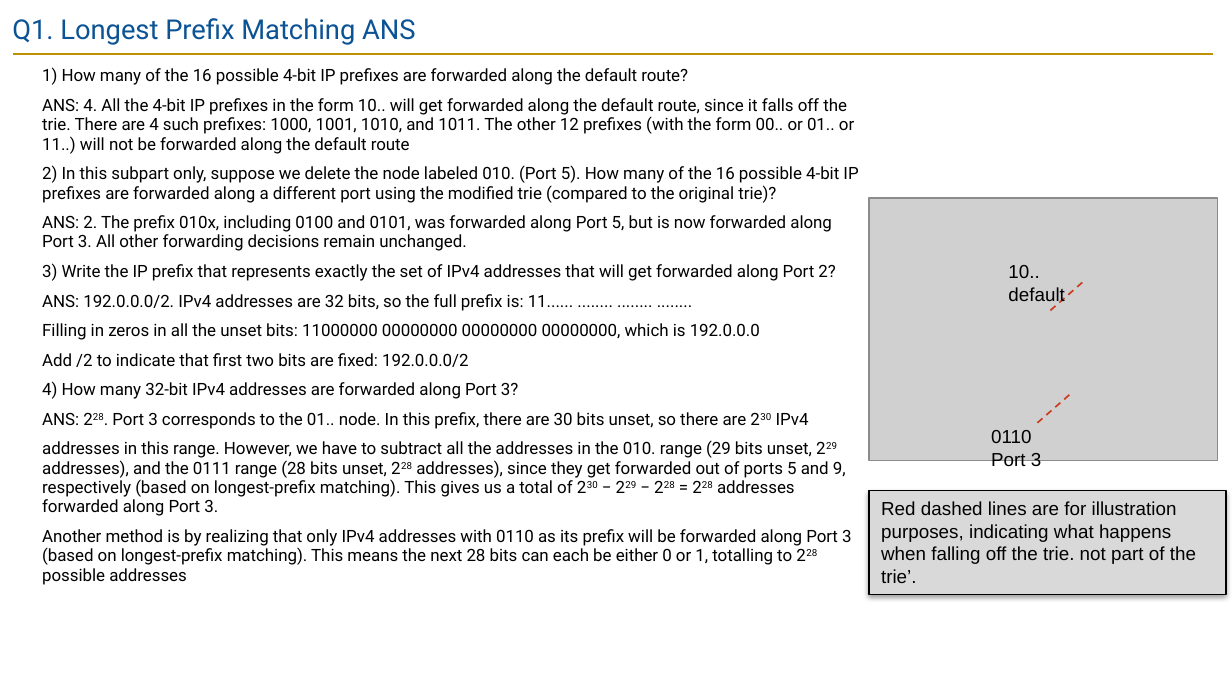
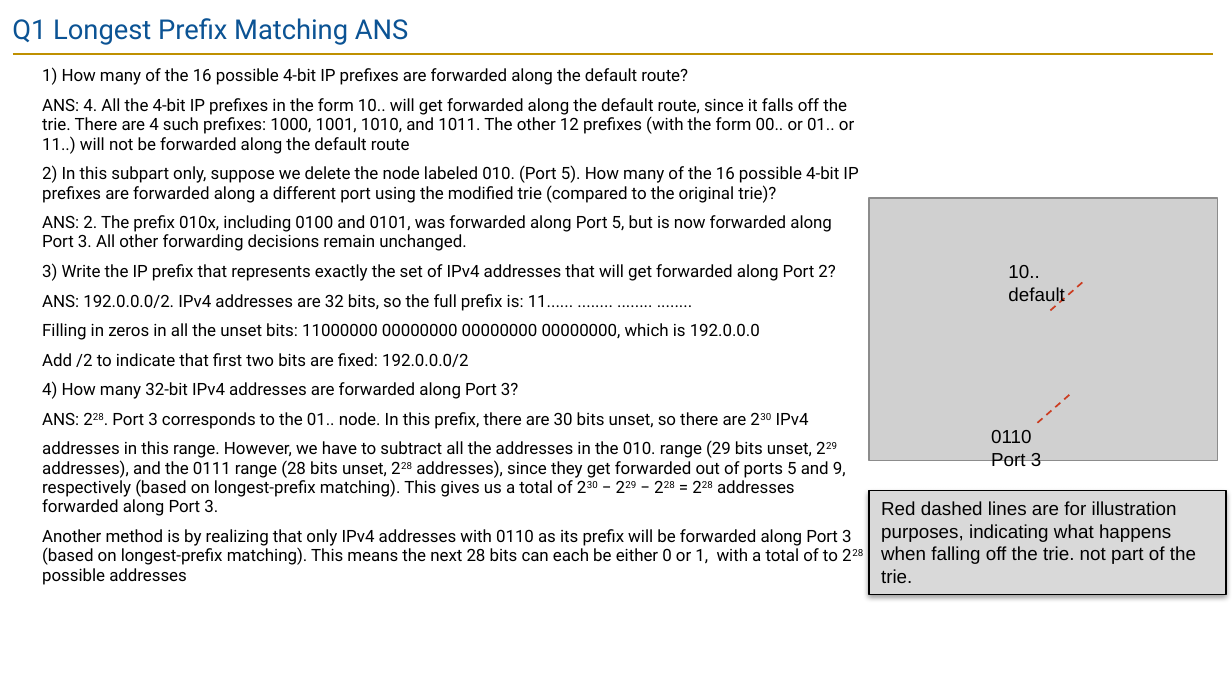
Before and after one commit to guhofstra/CSC175Sp26, a slide deck: slide 3 of PPTs/Lecture 7 - Routers Exercises ANS.pptx. Drawn at 1232x693 pixels with LibreOffice and Linux fonts; fonts in the diff are those of the drawing; grey boxes stand for pictures. Boxes give left, top, right and bottom in pixels: in the first picture for what was removed or moved away, otherwise in the second. Text is boxed around its words. In the diff, an @@ line names an element or a change of style, - is before the commit and + after.

```diff
--- a/PPTs/Lecture 7 - Routers Exercises ANS.pptx
+++ b/PPTs/Lecture 7 - Routers Exercises ANS.pptx
@@ title at <box>12,18,408,45</box>: text changed @@
-Q1. Longest Prefix Matching ANS
+Q1 Longest Prefix Matching ANS
@@ text in rectangle at <box>881,501,1196,583</box>: text changed @@
-Red dashed lines are for illustration purposes, indicating what happens when falling off the trie. not part of the trie’.
+Red dashed lines are for illustration purposes, indicating what happens when falling off the trie. not part of the trie.
@@ text at <box>42,529,852,585</box>: text changed @@
-Another method is by realizing that only IPv4 addresses with 0110 as its prefix will be forwarded along Port 3 (based on longest-prefix matching). This means the next 28 bits can each be either 0 or 1, totalling to 228 possible addresses
+Another method is by realizing that only IPv4 addresses with 0110 as its prefix will be forwarded along Port 3 (based on longest-prefix matching). This means the next 28 bits can each be either 0 or 1, with a total of to 228 possible addresses
```
Also in this commit, not shown: 1 other slide changed, 3 slides added, 14 other files.
